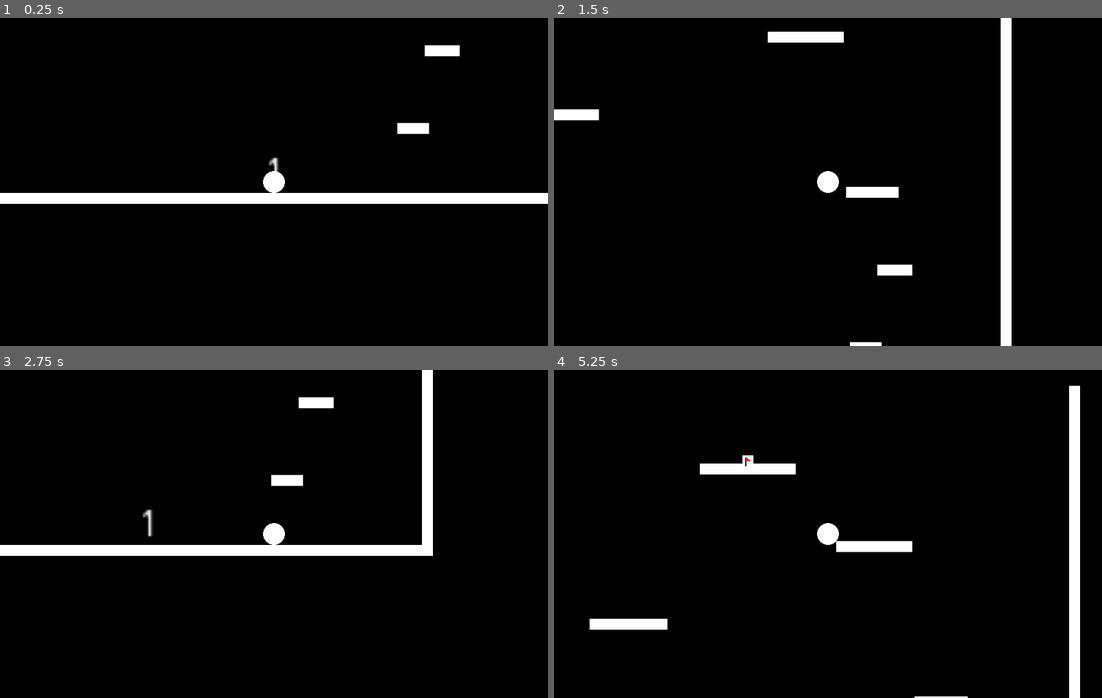
Above: before the commit, frames 1-4 (two rows, left to right).
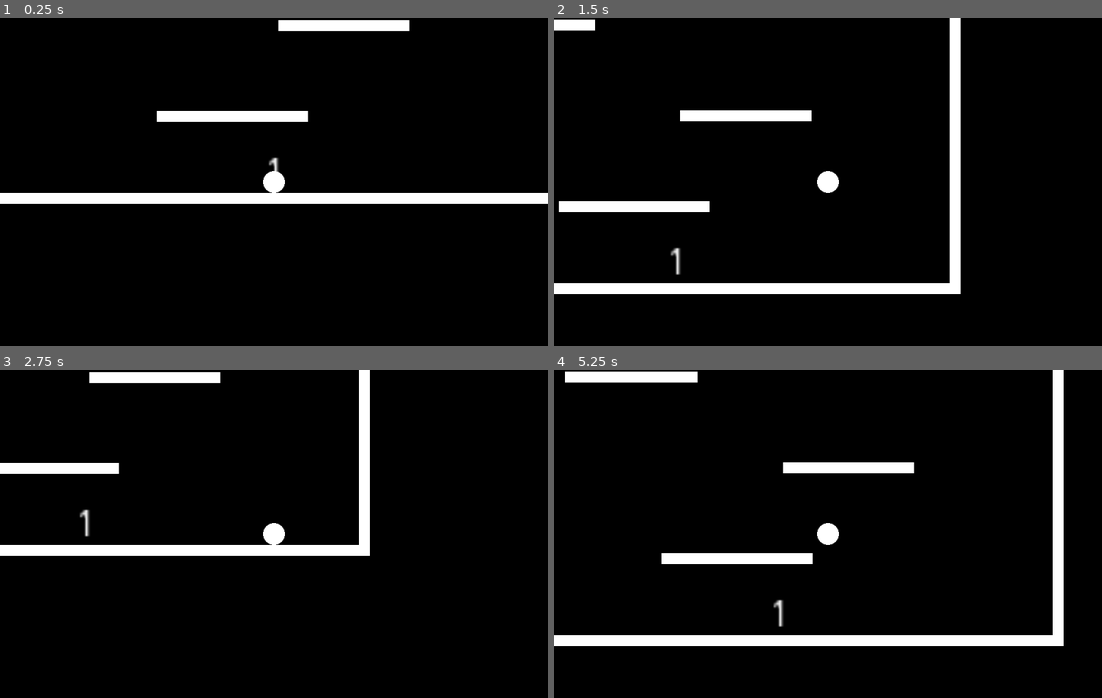
Above: after the commit, the same moments.

Repository: RedYou1/IcyTower
Game: Godot game, scene res://Scenes/Jeu.tscn
Two runs of this game, one before a commit and one after it. Both use one fixed random seed, a clock stepped at 60 frames per second and the inputs below.
Inputs:
- Up to frame 1 (0.25 s): no input
- Up to frame 2 (1.5 s): tap Enter at 0.5 s; hold D (DROIT) 0.53-1.28 s; tap Space (SAUT) at 0.77 s; hold A (GAUCHE) from 1.28 s (still down); tap D (DROIT) at 1.35 s
- Up to frame 3 (2.75 s): tap Space (SAUT) at 1.52 s; release A (GAUCHE) at 2.03 s; hold D (DROIT) from 2.03 s (still down)
- Up to frame 4 (5.25 s): release D (DROIT) at 2.78 s; tap D (DROIT) at 2.85, 4.35 s; tap Space (SAUT) at 3.02, 3.77, 4.52 s; hold D (DROIT) 3.53-4.28 s; hold A (GAUCHE) from 3.53 s (still down); hold D (DROIT) from 5.03 s (still down)

The runs differ from the first frame. In frame 1, 2.2% of the frame differs, in the area x 28-84%, y 0-36%; in frame 2, 9.7%; in frame 3, 4.7%; in frame 4, 11%, in the area x 0-96%, y 0-100%.

Commit message:
salle seul fini et gomba

Diff:
--- /dev/null
+++ b/Scenes/Gomba.tscn
@@ -0,0 +1,18 @@
+[gd_scene load_steps=4 format=2]
+
+[ext_resource path="res://Ressources/Gomba.png" type="Texture" id=1]
+[ext_resource path="res://Scripts/Gomba.gd" type="Script" id=2]
+
+[sub_resource type="RectangleShape2D" id=1]
+extents = Vector2( 32, 32 )
+
+[node name="Gomba" type="KinematicBody2D"]
+script = ExtResource( 2 )
+speed = 1.0
+
+[node name="Sprite" type="Sprite" parent="."]
+scale = Vector2( 0.075, 0.075 )
+texture = ExtResource( 1 )
+
+[node name="CollisionShape2D" type="CollisionShape2D" parent="."]
+shape = SubResource( 1 )
--- a/Scenes/Jeu.tscn
+++ b/Scenes/Jeu.tscn
@@ -8,15 +8,6 @@
 script = ExtResource( 1 )
 
 [node name="interne" type="Node2D" parent="."]
-
-[node name="GAUCHE" parent="." instance=ExtResource( 3 )]
-rotation = 1.5708
-width = 1000.0
-
-[node name="DROIT" parent="." instance=ExtResource( 3 )]
-position = Vector2( 1000, 1000 )
-rotation = -1.5708
-width = 1000.0
 
 [node name="Label" type="Label" parent="."]
 margin_right = 200.0
@@ -29,5 +20,14 @@
 "_edit_use_anchors_": false
 }
 
+[node name="GAUCHE" parent="." instance=ExtResource( 3 )]
+rotation = 1.5708
+width = 1000.0
+
+[node name="DROIT" parent="." instance=ExtResource( 3 )]
+position = Vector2( 1000, 1000 )
+rotation = -1.5708
+width = 1000.0
+
 [node name="joueur" parent="." instance=ExtResource( 2 )]
 position = Vector2( 500, 960 )
--- a/Scripts/Drapeau.gd
+++ b/Scripts/Drapeau.gd
@@ -1,7 +1,7 @@
 extends StaticBody2D
 
-func hit(who):
-	if who.name == "joueur":
+func hit(qui):
+	if qui.name == "joueur":
 		var jeu = get_parent().get_parent()
 		jeu.niveau += 1
 		jeu.reset_interne()
--- /dev/null
+++ b/Scripts/Gomba.gd
@@ -0,0 +1,34 @@
+tool
+extends KinematicBody2D
+
+enum directions {
+	GAUCHE = -1,
+	DROIT = 1
+}
+
+export(float) var minX = 0
+export(float) var maxX = 0
+export(float) var speed = 5
+export(directions) var dir = directions.DROIT
+
+func _process(delta):
+	var s = speed * dir
+	if s+position.x <= minX:
+		s = minX-position.x
+		dir = directions.DROIT
+
+	if s+position.x >= maxX:
+		s = maxX-position.x
+		dir = directions.GAUCHE
+
+	var col = move_and_collide(Vector2(s,0))
+	if col != null:
+		dir *= -1
+		if col.collider.name == "joueur":
+			hit(col.collider)
+
+
+func hit(qui):
+	var jeu = get_parent().get_parent()
+	jeu.niveau = 1
+	jeu.reset_interne()
--- a/Scripts/Jeu.gd
+++ b/Scripts/Jeu.gd
@@ -3,15 +3,21 @@
 
 const plancher = preload("res://Scenes/plancher.tscn")
 const drapeau = preload("res://Scenes/Drapeau.tscn")
+const gomba = preload("res://Scenes/Gomba.tscn")
 
-export(float) var width = 1000 setget setWidth
-export(float) var height = 1000 setget setHeight
+export(float) var width_default = 1000 setget setWidth
+export(float) var height_default = 1000 setget setHeight
+export(float) var plancher_min_width_default = 150 setget setPMin
+export(float) var plancher_max_width_default = 300 setget setPMax
+export(int) var nombre_plancher_default = 5 setget setPNb
+export(float) var plancher_height_default = 20 setget setPHeight
 
-export(float) var plancher_min_width = 50 setget setPMin
-export(float) var plancher_max_width = 200 setget setPMax
-export(int) var nombre_plancher = 6 setget setPNb
-
-export(float) var plancher_height = 20 setget setPHeight
+var width = width_default
+var height = height_default
+var plancher_min_width = plancher_min_width_default
+var plancher_max_width = plancher_max_width_default
+var nombre_plancher = nombre_plancher_default
+var plancher_height = plancher_height_default
 
 export(int) var niveau = 1 setget setNiveau
 
@@ -22,34 +28,44 @@
 	reset_interne()
 
 func setPMin(pmw):
-	plancher_min_width = pmw
+	plancher_min_width_default = pmw
 	reset_interne()
 
 func setPMax(pmw):
-	plancher_max_width = pmw
+	plancher_max_width_default = pmw
 	reset_interne()
 
 func setPNb(nb):
-	nombre_plancher = nb
+	nombre_plancher_default = nb
 	reset_interne()
 
 func setWidth(w):
-	width = w
+	width_default = w
 	get_node("DROIT").position.x = width
 	reset_interne()
 
 func setHeight(h):
-	height = h
-	get_node("DROIT").position.y = height
-	get_node("DROIT").width = height
-	get_node("GAUCHE").width = height
+	height_default = h
+	get_node("DROIT").position.y = height_default
+	get_node("DROIT").width = height_default
+	get_node("GAUCHE").width = height_default
 	reset_interne()
 
 func setPHeight(h):
-	plancher_height = h
+	plancher_height_default = h
 	reset_interne()
 
+func calc_niveau():
+	var n = niveau-1
+	width = width_default
+	height = height_default + n*400
+	plancher_min_width = plancher_min_width_default - min(n,plancher_min_width_default-10)
+	plancher_max_width = plancher_max_width_default - min(n,plancher_min_width_default-plancher_min_width)
+	nombre_plancher = nombre_plancher_default + n * 2
+	plancher_height = plancher_height_default
+
 func reset_interne(a=true):
+	calc_niveau()
 	var label = get_node("Label")
 	label.rect_size = Vector2(width/5,(height-plancher_height)/5)
 	label.text = str(niveau)
@@ -57,24 +73,57 @@
 	var intern = get_node("interne")
 	for child in intern.get_children():
 		intern.remove_child(child)
-	__ajoutPlancher()
+	__ajoutPlancher(false)
 
 func on_create_foo_button_pressed(a):
 	reset_interne()
 
-func __ajoutPlancher():
+func __ajoutPlancher(calc=true):
+	if calc:
+		calc_niveau()
+
+	var gauche = get_node("GAUCHE")
+	gauche.width = height
+
+	var droit = get_node("DROIT")
+	droit.position = Vector2(width,height)
+	droit.width = height
+
+	var gombaNb = floor(niveau/2)
+
 	var intern = get_node("interne")
 	var diff = height/(nombre_plancher+1)
-	for i in range(1,nombre_plancher+1):
+
+	var p = null
+
+	for i in range(nombre_plancher,-1,-1):
 		var w = rand_range(plancher_min_width,plancher_max_width)
-		var x = rand_range(0,width-w)
-		var p = plancher.instance()
+		var x
+		if p != null:
+			x = rand_range(max(0,p.position.x-w-300),min(width-w,p.position.x+p.width+300))
+		else:
+			x = rand_range(0,width-w)
+		p = plancher.instance()
 		p.width = w
 		p.height = plancher_height
 		p.position = Vector2(x,i*diff)
 		intern.add_child(p)
 
-	var p = plancher.instance()
+		if i > 1 and gombaNb > 0 and rand_range(0,1) >= .5:
+			var g = gomba.instance()
+			g.minX = x
+			g.maxX = x+w
+			g.position = Vector2(x+rand_range(0,w),i*diff-32)
+			g.dir = round(rand_range(0,1))*2-1
+			intern.add_child(g)
+			gombaNb -= 1
+
+	p = intern.get_child(intern.get_child_count()-1)
+	var d = drapeau.instance()
+	d.position = Vector2(p.position.x+p.width/2,p.position.y-5)
+	intern.add_child(d)
+
+	p = plancher.instance()
 	p.width = width
 	p.height = plancher_height
 	p.position = Vector2(0,height-plancher_height)
@@ -83,11 +132,5 @@
 	var j = get_node("joueur")
 	j.position = Vector2(p.position.x+p.width/2,p.position.y-j.radius)
 
-	p = intern.get_child(0)
-	var d = drapeau.instance()
-	d.position = Vector2(p.position.x+p.width/2,p.position.y-5)
-	intern.add_child(d)
-
 func _ready():
-	if not Engine.editor_hint:
-		__ajoutPlancher()
+	__ajoutPlancher()
--- a/Scripts/joueur.gd
+++ b/Scripts/joueur.gd
@@ -4,8 +4,8 @@
 
 export(float) var radius = 20 setget setR
 export(float) var gravity = 0.98
-export(float) var speed = 5
-export(float) var forceSaut = 30
+export(float) var speed = 7.5
+export(float) var forceSaut = 25
 
 var vitesseY = 0
 
Binary file added: Ressources/Gomba.png
Not shown, added: Ressources/Gomba.png.import
